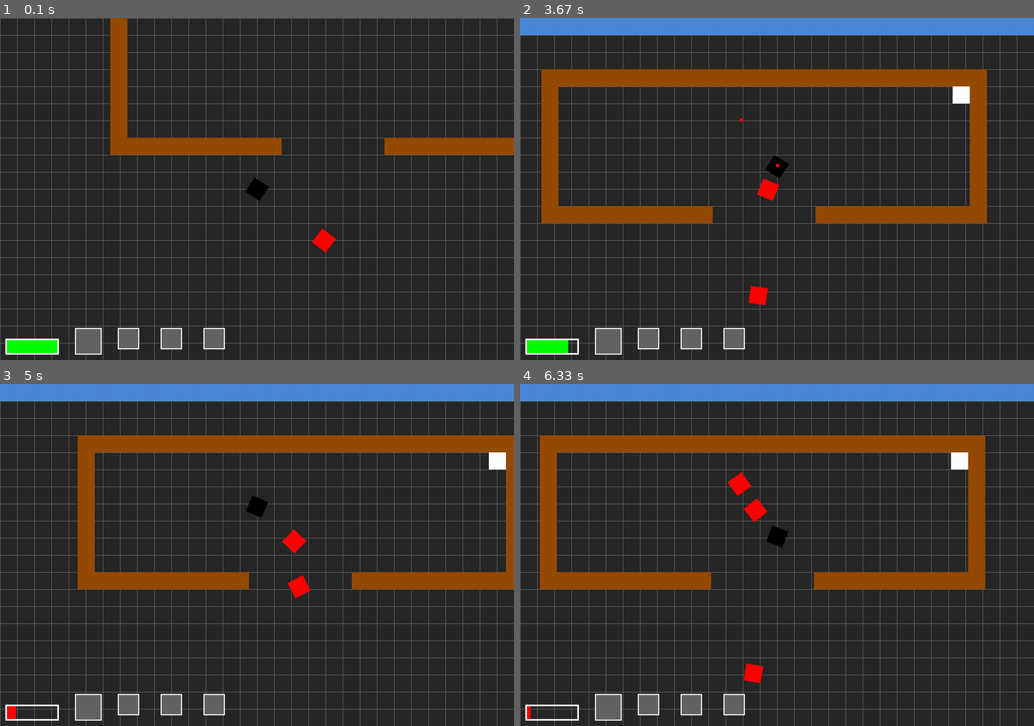
Above: before the commit, frames 1-4 (two rows, left to right).
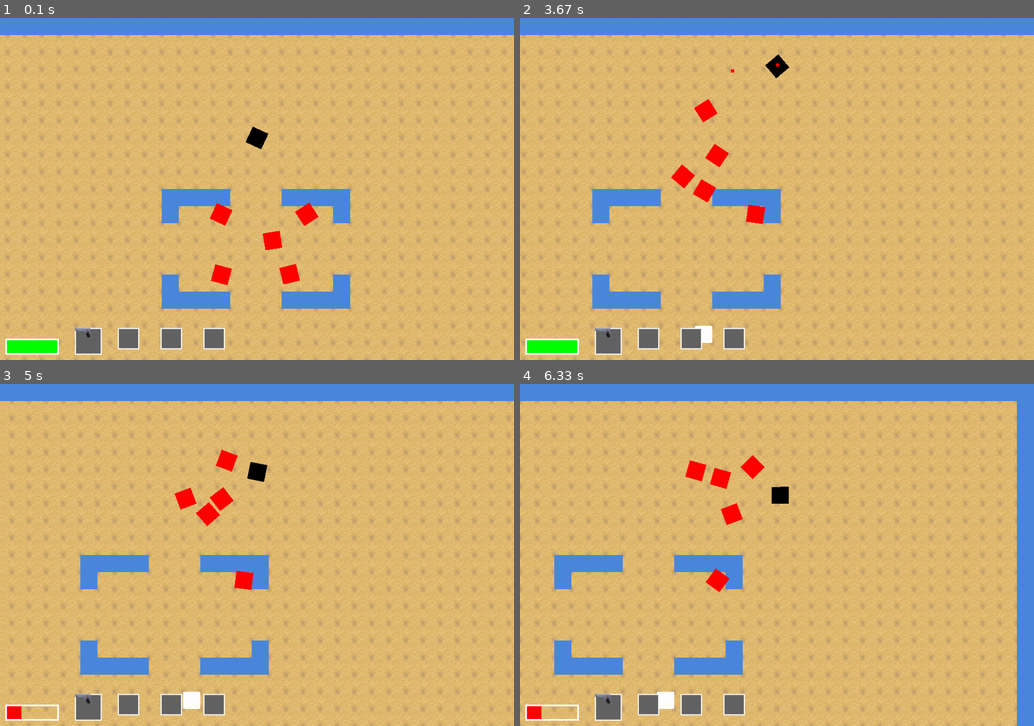
Above: after the commit, the same moments.

Repository: kangshwan/coop_pygame
Game: pygame game, started from main.py
The game is run twice, just before and just after one commit, with the same random seed, the same clock (stepped at 60 frames per second) and the same inputs.
Inputs (mouse positions are in pixels of both pictures, inside the frame that each line leads up to):
- Up to frame 1 (0.1 s): no input
- Up to frame 2 (3.67 s): press the mouse at (941, 178) at 0.37 s; move the mouse to (859, 195) at 0.47 s; release the mouse at (777, 209) at 0.6 s; tap 4 at 0.67 s; hold D 1-1.47 s; click (617, 267) at 1.08 s; hold 2 1.5-1.8 s; hold W 1.5-1.8 s; click (838, 219) at 1.58 s; tap 3 at 1.65, 2.82 s; hold W 1.83-2.13 s; click (653, 120) at 1.92 s; hold D 2.17-2.63 s; click (782, 223) at 2.25 s; hold A 2.67-3.2 s; click (972, 318) at 2.75 s; hold 1 3.23-3.53 s; hold S 3.23-3.53 s; click (694, 76) at 3.32 s; hold S from 3.57 s (still down); click (956, 277) at 3.65 s
- Up to frame 3 (5 s): release S at 3.87 s; hold A 3.9-4.3 s; click (442, 527) at 3.98 s; tap 3 at 4.05 s; hold W 4.33-4.7 s; click (92, 510) at 4.42 s; tap 2 at 4.48 s; hold D from 4.73 s (still down); click (102, 438) at 4.82 s
- Up to frame 4 (6.33 s): release D at 5.37 s; hold S 5.4-5.77 s; click (653, 616) at 5.48 s; tap 3 at 5.55 s; hold A 5.8-6.27 s; click (663, 493) at 5.88 s; tap 2 at 5.95 s; hold D from 6.3 s (still down)

The runs differ from the first frame. In frame 1, 98% of the frame differs, in the area x 0-100%, y 0-100%; in frame 2, 94%; in frame 3, 94%; in frame 4, 94%.

Commit message:
random item spawn, added weapon flamethrower

Diff:
--- a/hud.py
+++ b/hud.py
@@ -1,4 +1,6 @@
 import pygame as pg
+import os
+from os import path
 from setting import *
 
 def draw_player_health(surf, x, y, pct):
@@ -20,15 +22,34 @@
 
 def draw_gun_list(surf, gunstatus):
     for idx, val in enumerate(gunstatus):
-        draw_gun(surf, 140 + idx * 80, HEIGHT-60, val)
+        draw_gun(surf, 140 + idx * 80, HEIGHT-60, val, idx)
 
-def draw_gun(surf, x, y, possible):
+def draw_gun(surf, x, y, possible, gun_kind):
     BAR_LENGTH = 50
     BAR_HEIGHT = 50
+    image = 0
+    if gun_kind == 0:
+        game_folder = path.dirname(__file__)
+        img_folder = path.join(game_folder, 'Image')
+        image = pg.image.load(path.join(img_folder, WEAPON_IMGS[gun_kind]))
+    if gun_kind == 1:
+        game_folder = path.dirname(__file__)
+        img_folder = path.join(game_folder, 'Image')
+        image = pg.image.load(path.join(img_folder, WEAPON_IMGS[gun_kind]))
+    if gun_kind == 2:
+        game_folder = path.dirname(__file__)
+        img_folder = path.join(game_folder, 'Image')
+        image = pg.image.load(path.join(img_folder, WEAPON_IMGS[gun_kind]))
+    if gun_kind == 3:
+        game_folder = path.dirname(__file__)
+        img_folder = path.join(game_folder, 'Image')
+        image = pg.image.load(path.join(img_folder, WEAPON_IMGS[gun_kind]))
     if possible[0]:
         gun_rect = pg.Rect(x, y, BAR_LENGTH, BAR_HEIGHT)
         pg.draw.rect(surf, LIGHTGREY, gun_rect)
         pg.draw.rect(surf, WHITE, gun_rect,2)
+        surf.blit(image, (x, y))
+
     else:
         gun_rect = pg.Rect(x, y, BAR_LENGTH - 10, BAR_HEIGHT - 10)
         pg.draw.rect(surf, LIGHTGREY, gun_rect)
--- a/main.py
+++ b/main.py
@@ -1,6 +1,4 @@
-import os
 import random
-import pygame as pg
 import sys
 from setting import *
 from sprites import *
@@ -8,7 +6,7 @@
 from hud import *
 from os import path
 from time import sleep
-from numpy import random
+import random
 import time
 import threading
 vec = pg.math.Vector2
@@ -52,6 +50,7 @@
         #이후 1페이즈, 2페이즈 등 결정할때 사용
         self.zombie_remain = 1000
         self.enemy_spawned = 0
+        self.item_spawned = 0
         #sprite gruop
         self.all_sprites = pg.sprite.Group()
         self.zombies     = pg.sprite.Group()
@@ -62,30 +61,31 @@
         self.enemys      = pg.sprite.Group()
         self.feeds       = pg.sprite.Group()
         self.explode     = pg.sprite.Group()
+        self.ground      = pg.sprite.Group()
         self.feed_pos = []
         self.enemy_pos = []
-
+        for row, tiles in enumerate(self.map.data):
+            #enumerate는 한 배열에 대하여 index와 그 값을 동시에 가져올수 있음. -> 자세한건 구글링
+            for col, tile in enumerate(tiles):
+                Ground(self, col, row, self.ground_img)
+                if tile == '1':
+                    Wall(self, col, row, LIGHTBLUE)
+                if tile == '2':
+                    Wall(self, col, row, BROWN)
         #draw map in here / 여기서부터 맵을 그림.
         for row, tiles in enumerate(self.map.data):
             #enumerate는 한 배열에 대하여 index와 그 값을 동시에 가져올수 있음. -> 자세한건 구글링
             for col, tile in enumerate(tiles):
-                if tile == '1':
-                    Wall(self, col, row, LIGHTBLUE)
-                if tile == '2':
-                    Wall(self, col, row, BROWN)
                 if tile == 'P':
                     self.player = Player(self, col, row)
                 if tile == 'I':
-                    self.feed_pos.append((col,row))
+                    self.feed_pos.append([(col,row),False])
                 if tile == 'E':
                     self.enemy_pos.append((col,row))
                     Enemy(self, col, row, RED)
                     #enemy_pos에 col,row 저장. 추후 feed처럼 append하여 생성하면 좋아보임.
         self.camera = Camera(self.map.width, self.map.height)
         # make Camera class / 카메라 객체 생성
-
-        test = random.randint(0,len(self.feed_pos)-1)
-        Feed(self, self.feed_pos[test][0],self.feed_pos[test][1])
 
         #아이템or스킬상자가 랜덤한 위치에 드랍되게 / 상자를 먹으면 사라지고 일정 효과가 발동되도록 만들어주기
         #일정 주기마다 생성되도록 만들어주기 - 완료
@@ -108,9 +108,19 @@
         # game loop update
         self.all_sprites.update()
         self.camera.update(self.player)
-
+        if self.now - self.item_spawned > 3000:
+            #test = random.randint(0,len(self.feed_pos)-1)
+            #if self.feed_pos[test][1] == True:
+            #    Feed(self, self.feed_pos[test][0][0],self.feed_pos[test][0][1])
+            chosen_item = random.choice(self.feed_pos)
+            if chosen_item[1] == False:
+                Feed(self, chosen_item[0][0], chosen_item[0][1])
+                chosen_item[1] = True
+
+
+            self.item_spawned = self.now
         #update에서 Enemy 생성
-        if self.now - self.enemy_spawned > 3000:
+        if self.now - self.enemy_spawned > 10000:
             for e_position in self.enemy_pos:
                 #3초마다 해당 장소에서 생성. 추후 enemy_pos를 list로 쓸경우 for문 안에넣고 index들로 접근해서 생성하면 될듯.
                 Enemy(self, e_position[0], e_position[1], RED)
@@ -128,7 +138,7 @@
             self.player.pos += vec(ENEMY_KNOCKBACK, 0).rotate(-hits[0].rot)
 
         # bullet hit the mob
-        if self.player.gun_select == 2:
+        if self.player.gun_select in [2,3]:
             hits = pg.sprite.groupcollide(self.enemys, self.bullets, False, False)
             for hit in hits:
                 hit.health -= self.player.weapon_damage
@@ -177,25 +187,30 @@
     def draw(self):
         # game loop - draw
         self.screen.fill(DARKGREY)
-        self.draw_grid()
+        #self.draw_grid()
         for sprite in self.all_sprites:
             if isinstance(sprite, Enemy):
                 sprite.draw_health()
-            self.screen.blit(sprite.image, self.camera.apply(sprite))
+            if isinstance(sprite, Player):
+                self.screen.blit(sprite.image, self.camera.apply(sprite))
+            else:
+                self.screen.blit(sprite.image, self.camera.apply(sprite))
 
         #pg.draw.rect(self.screen, WHITE, self.player.hitbox,2)
 
         # HUD functions
         draw_player_health(self.screen, 10, HEIGHT - 40, self.player.health / PLAYER_HEALTH)
         draw_gun_list(self.screen, self.player.gun_status)
+
         pg.display.update()
 
     def load_data(self):
         # load map to the game
         game_folder = path.dirname(__file__)
         img_folder = path.join(game_folder, 'Image')
-        self.map = Map(path.join(game_folder,'map','map2.txt'))
-        self.ground_img = pg.image.load(path.join(img_folder, GROUND_IMG)).convert_alpha
+        self.map = Map(path.join(game_folder,'map','map.txt'))
+        self.ground_img = pg.image.load(path.join(img_folder, GROUND_IMG)).convert_alpha()
+
         pass
 
 
--- a/map/map.txt
+++ b/map/map.txt
@@ -4,19 +4,19 @@
 1......................................1
 1......................................1
 1......................................1
-1......................................1
+1....I.................................1
 1................P.....................1
 1......................................1
+1...........................I..........1
+1...........1111...1111................1
+1...........1..E....E.1................1
 1......................................1
+1.................E....................1
 1......................................1
+1...........1..E...E..1................1
+1...........1111...1111................1
 1......................................1
-1......................................1
-1...........11111......................1
-1......................................1
-1......................................1
-1......................................1
-1......................................1
-1......................................1
+1.................I....................1
 1......................................1
 1......................................1
 1......................................1
--- a/setting.py
+++ b/setting.py
@@ -1,5 +1,4 @@
 import pygame as pg
-
 # this file is basic settings of game
 TITLE = "Zombie Survival"
 WIDTH = 960
@@ -34,29 +33,37 @@
 
 # Weapon setting
 WEAPONS = {}
-WEAPONS['pistol'] = {'bullet_speed': 350,
-                     'bullet_lifetime': 700,
-                     'rate': 200,
-                     'damage': 10,
-                     'spread': 4,
-                     'bullet_size': (6,6),
-                     'bullet_count': 1}
+WEAPONS['pistol']       = {'bullet_speed': 350,
+                           'bullet_lifetime': 700,
+                           'rate': 200,
+                           'damage': 10,
+                           'spread': 4,
+                           'bullet_size': (6,6),
+                           'bullet_count': 1}
 
-WEAPONS['shotgun'] = {'bullet_speed': 300,
-                      'bullet_lifetime': 350,
-                      'rate': 1000,
-                      'damage': 5,
-                      'spread': 20,
-                      'bullet_size': (3,3),
-                      'bullet_count': 12}
+WEAPONS['shotgun']      = {'bullet_speed': 300,
+                           'bullet_lifetime': 350,
+                           'rate': 1000,
+                           'damage': 5,
+                           'spread': 20,
+                           'bullet_size': (3,3),
+                           'bullet_count': 12}
 
-WEAPONS['sniper'] = {'bullet_speed': 500,
-                     'bullet_lifetime': 1000,
-                     'rate': 1500,
-                     'damage': 13,
-                     'spread': 0,
-                     'bullet_size': (3,3),
-                     'bullet_count': 1}
+WEAPONS['sniper']       = {'bullet_speed': 500,
+                           'bullet_lifetime': 1000,
+                           'rate': 1500,
+                           'damage': 13,
+                           'spread': 0,
+                           'bullet_size': (3,3),
+                           'bullet_count': 1}
+
+WEAPONS['flamethrower'] = {'bullet_speed': 500,
+                           'bullet_lifetime': 400,
+                           'rate': 0,
+                           'damage': 3,
+                           'spread': 7,
+                           'bullet_size': (3,3),
+                           'bullet_count': 15}
 #'flamethrower 추가 바람
 
 # grenade properties
@@ -85,3 +92,8 @@
 #image
 TEST = "test.png"
 GROUND_IMG = 'ground.png'
+WEAPON_IMGS = []
+WEAPON_IMGS.append('pistol.png')#pistol image
+WEAPON_IMGS.append('pistol.png')#shotgun image
+WEAPON_IMGS.append('pistol.png')#sniper image
+WEAPON_IMGS.append('pistol.png')#flamethrower image
--- a/sprites.py
+++ b/sprites.py
@@ -85,13 +85,27 @@
         if keys[pg.K_1]:
             self.gun_select = 0
             self.weapon = 'pistol'
+            self.weapon_rate = WEAPONS[self.weapon]['rate']
+            self.weapon_damage = WEAPONS[self.weapon]['damage']
+
             # 총기를 잘 집었는지 출력
         if keys[pg.K_2]:
             self.gun_select = 1
             self.weapon = 'shotgun'
+            self.weapon_rate = WEAPONS[self.weapon]['rate']
+            self.weapon_damage = WEAPONS[self.weapon]['damage']
         if keys[pg.K_3]:
             self.gun_select = 2
             self.weapon = 'sniper'
+            self.weapon_rate = WEAPONS[self.weapon]['rate']
+            self.weapon_damage = WEAPONS[self.weapon]['damage']
+
+        if keys[pg.K_4]:
+            self.gun_select = 3
+            self.weapon = 'flamethrower'
+            self.weapon_rate = WEAPONS[self.weapon]['rate']
+            self.weapon_damage = WEAPONS[self.weapon]['damage']
+
         if keys[pg.K_a]:
             self.acc.x = -PLAYER_ACC
         if keys[pg.K_d]:
@@ -104,15 +118,17 @@
         key = pg.mouse.get_pressed()
         if key[0]:
             if self.gun_select == 0:
-                if self.gun_status[0][0] == True:
+                if self.gun_status[0][0]:
                     self.shoot(self.gun_select)
             elif self.gun_select == 1:
-                if self.gun_status[self.gun_select][0] == True:
+                if self.gun_status[self.gun_select][0]:
                     self.shoot(self.gun_select)
             elif self.gun_select == 2:
-                if self.gun_status[self.gun_select][0] == True:
+                if self.gun_status[self.gun_select][0]:
                     self.shoot(self.gun_select)
-
+            elif self.gun_select == 3:
+                if self.gun_status[self.gun_select][0]:
+                    self.shoot(self.gun_select)
         if key[2]:
             #마우스 우클릭시
             now = pg.time.get_ticks()
@@ -139,13 +155,14 @@
             for i in range(WEAPONS[self.weapon]['bullet_count']):
                 spread = random.uniform(-WEAPONS[self.weapon]['spread'], WEAPONS[self.weapon]['spread'])
                 Bullet(self.game, self.pos, dir.rotate(spread))
-
             self.gun_status[self.gun_select][1] -= WEAPONS[self.weapon]['bullet_count']
+
             if self.gun_select == 0:
                 pass
             elif self.gun_status[self.gun_select][1] <= 0:
                 self.gun_status[self.gun_select][0] = False
             print('left bullet', self.gun_status[self.gun_select][1])
+
     def update(self):
         self.now =pg.time.get_ticks()
         self.acc = vec(0,0)
@@ -211,6 +228,7 @@
             self.last_speed = pg.time.get_ticks()
             self.gun_status[1] = [True, 240]
             self.gun_status[2] = [True, 10]
+            self.gun_status[3] = [True, 500]
             self.weapon_rate *= 0.5
             self.weapon_damage *= 1.5
 
@@ -447,10 +465,20 @@
         self.groups = game.all_sprites, game.walls
         pg.sprite.Sprite.__init__(self, self.groups)
         self.game = game
-
         self.image = pg.Surface((TILESIZE,TILESIZE))
         self.image.fill(color)
         self.rect = self.image.get_rect()
         self.pos = vec(x,y)
         self.rect.x = self.pos.x*TILESIZE
         self.rect.y = self.pos.y*TILESIZE
+
+class Ground(pg.sprite.Sprite):
+    def __init__(self, game, x, y, image):
+        self.groups = game.all_sprites, game.ground
+        pg.sprite.Sprite.__init__(self, self.groups)
+        self.game = game
+        self.image = game.ground_img
+        self.rect = self.image.get_rect()
+        self.pos = vec(x,y)
+        self.rect.x = self.pos.x*TILESIZE
+        self.rect.y = self.pos.y*TILESIZE
Binary file added: Image/pistol.png
